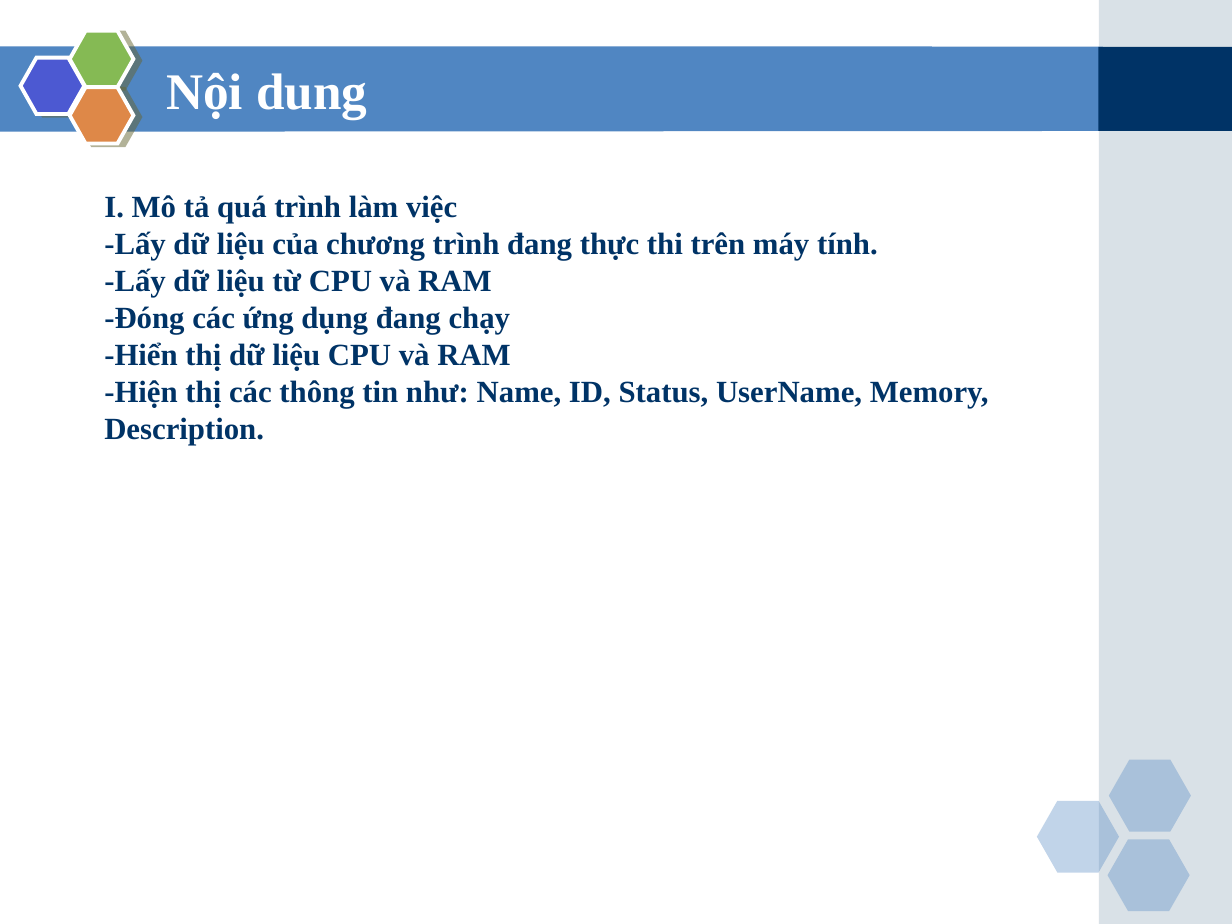
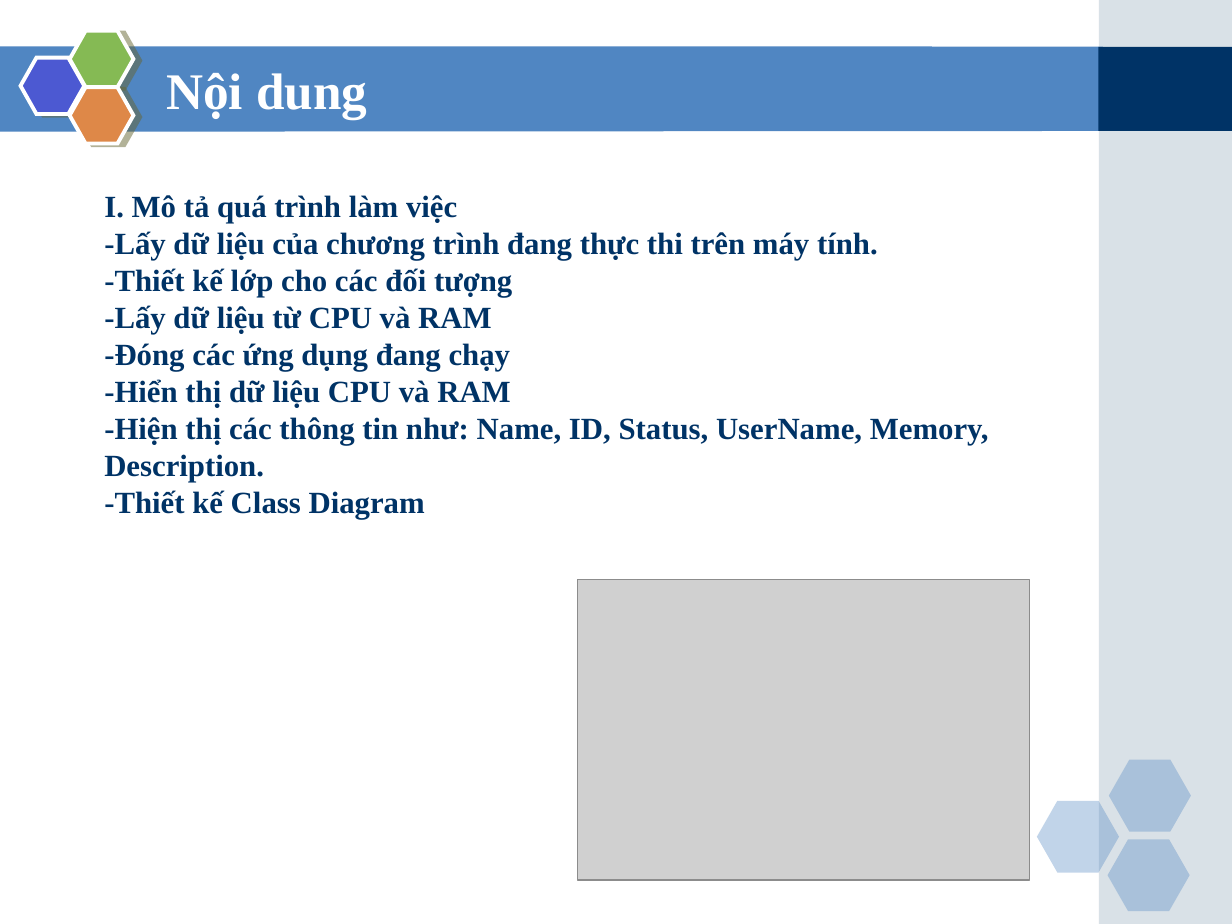
Before and after one commit to MinhHieuNguyen0210/Task-Manager, a slide deck: slide 5 of Đồ án 1.ppt (slide 6 before the commit). Drawn at 1232x924 pixels with LibreOffice and Linux fonts; fonts in the diff are those of the drawing; grey boxes stand for pictures. Boxes give left, top, right and bottom in pixels: in the first picture for what was removed or moved away, otherwise in the second. Text is boxed around its words. In the diff, an @@ line names an element or a change of style, - is before the commit and + after.

```diff
--- a/Đồ án 1.ppt
+++ b/Đồ án 1.ppt
@@ text at (104,268,512,297): paragraph added @@
+-Thiết kế lớp cho các đối tượng
@@ text at (104,490,425,519): paragraph added @@
+-Thiết kế Class Diagram
@@ picture added at (578,579,1030,880) @@
```
Also in this commit, not shown: 3 other slides changed, 1 slide removed.
